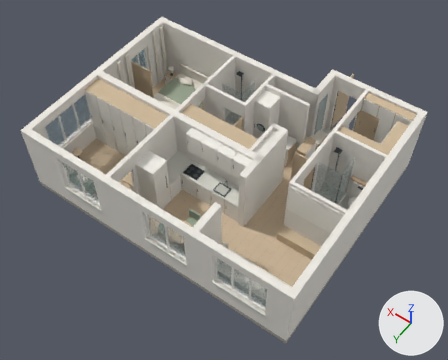
An edit to the glTF model public/models/apartment/apartment.glb, drawn before and after from the same camera.
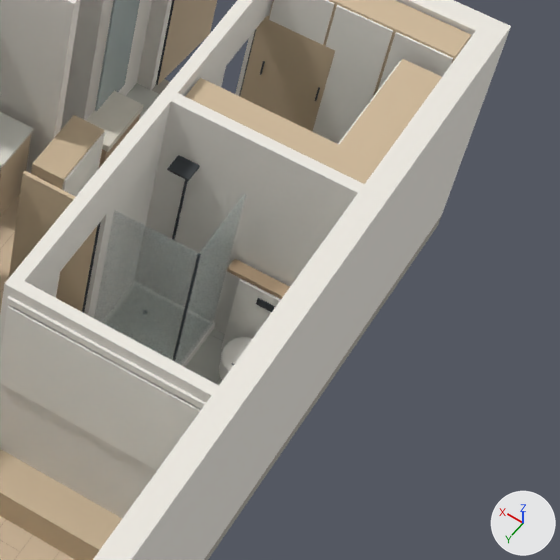
The first picture shows the older version from a 50 mm camera at (-3.19, 7.6, 17.7) aimed at (4.72, -3.47, 0.3). The close-ups show the older and then the newer version on the part from 64% to 98% of the width and 29% to 72% of the height of that picture. Only the edits that show in the close-ups are written down. The lights are fixed; the arrows at lower right show +X, +Y and +Z. Where no turn or scale is listed for an object, it has been applied to the vertices.

Names of what the first close-up shows: 'Bathroom 1 WC cistern wall', 'Bathroom 1 WC seat', 'Bathroom 1 door open', 'Bathroom 1 east wall lower', 'Bathroom 1 installation shelf', 'Bathroom 1 north wall', 'Bathroom 1 shower 900 edge', 'Bathroom 1 shower 900 front screen', 'Bathroom 1 shower 900 left screen', 'Bathroom 1 shower 900 riser', 'Bathroom 1 shower 900 shower head', 'Bathroom 1 shower 900 tray', 'Bathroom 1 south wall', 'Cloakroom door open', 'Cloakroom north storage', 'Cloakroom south storage / door 2', 'Projector screen', 'TV console 1935 x 400', 'Utility south nib', 'West exterior' and 34 more.
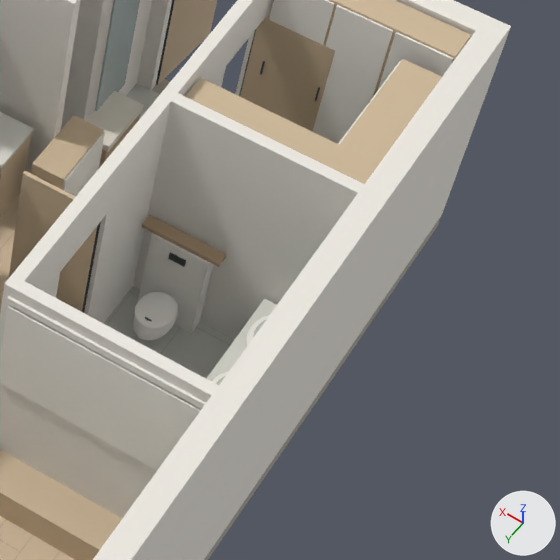
The change, as a list of edits to the scene's bpy script:
```text
Change ob_bathroom_1_stone_top:
    ob_bathroom_1_stone_top.location: (0.917, -3.43, 0.828) -> (0.265, -4.81, 0.828)
    ob_bathroom_1_stone_top.scale: (1.82, 0.52, 0.035) -> (0.52, 1.59, 0.035)
Change ob_bathroom_1_wc_cistern_wall:
    ob_bathroom_1_wc_cistern_wall.location: (0.46, -5.54, 0.55) -> (1.385, -5.54, 0.55)
Change ob_bathroom_1_wc_seat:
    ob_bathroom_1_wc_seat.location: (0.46, -5.18, 0.463) -> (1.385, -5.18, 0.463)
Change ob_bathroom_1_shower_900_tray:
    ob_bathroom_1_shower_900_tray.location: (1.385, -5.19, 0.05) -> (7.239, -1.883, 0.813)
    ob_bathroom_1_shower_900_tray.scale: (0.9, 0.9, 0.1) -> (0.037, 0.027, 0.006)
Change ob_bathroom_1_shower_900_left_screen:
    ob_bathroom_1_shower_900_left_screen: bpy.data.objects.new('Bathroom 1 shower 900 left screen', me_box___showerglass) -> bpy.data.objects.new('Bathroom 1 shower 900 left screen', me_box___tile)
    ob_bathroom_1_shower_900_left_screen.location: (0.956, -5.19, 1.075) -> (7.239, -1.931, 0.813)
    ob_bathroom_1_shower_900_left_screen.rotation_euler: (0.0, 0.0, 0.0) -> (0.0, 0.0, -1.571)  # degrees (0, 0, 0) -> degrees (0, 0, -90)
    ob_bathroom_1_shower_900_left_screen.scale: (0.012, 0.85, 1.95) -> (0.037, 0.027, 0.006)
Change ob_bathroom_1_shower_900_front_screen:
    ob_bathroom_1_shower_900_front_screen: bpy.data.objects.new('Bathroom 1 shower 900 front screen', me_box___showerglass) -> bpy.data.objects.new('Bathroom 1 shower 900 front screen', me_box___tile)
    ob_bathroom_1_shower_900_front_screen.location: (1.385, -4.764, 1.075) -> (7.239, -1.837, 0.813)
    ob_bathroom_1_shower_900_front_screen.rotation_euler: (0.0, 0.0, 0.0) -> (0.0, 0.0, -1.571)  # degrees (0, 0, 0) -> degrees (0, 0, -90)
    ob_bathroom_1_shower_900_front_screen.scale: (0.86, 0.012, 1.95) -> (0.037, 0.027, 0.006)
Change ob_bathroom_1_shower_900_edge:
    ob_bathroom_1_shower_900_edge.location: (0.956, -4.761, 1.075) -> (7.239, -1.742, 0.813)
    ob_bathroom_1_shower_900_edge.scale: (0.022, 0.022, 1.95) -> (0.037, 0.027, 0.006)
Change ob_bathroom_1_shower_900_riser:
    ob_bathroom_1_shower_900_riser.location: (1.52, -5.6, 1.57) -> (0.089, -4.42, 0.945)
    ob_bathroom_1_shower_900_riser.scale: (0.026, 0.026, 1.1) -> (0.03, 0.03, 0.19)
Change ob_bathroom_1_shower_900_shower_head:
    ob_bathroom_1_shower_900_shower_head: bpy.data.objects.new('Bathroom 1 shower 900 shower head', me_box___dark) -> bpy.data.objects.new('Bathroom 1 shower 900 shower head', me_box___tile)
    ob_bathroom_1_shower_900_shower_head.location: (1.54, -5.51, 2.112) -> (7.239, -1.696, 0.813)
    ob_bathroom_1_shower_900_shower_head.rotation_euler: (0.0, 0.0, 0.0) -> (0.0, 0.0, -1.571)  # degrees (0, 0, 0) -> degrees (0, 0, -90)
    ob_bathroom_1_shower_900_shower_head.scale: (0.22, 0.2, 0.025) -> (0.037, 0.027, 0.006)
Change ob_bathroom_1_installation_shelf:
    ob_bathroom_1_installation_shelf.location: (0.465, -5.54, 1.143) -> (1.395, -5.54, 1.143)
    ob_bathroom_1_installation_shelf.scale: (0.87, 0.14, 0.045) -> (0.82, 0.14, 0.045)
Add ob_bathroom_1_basin_south_bowl:
    ob_bathroom_1_basin_south_bowl = bpy.data.objects.new('Bathroom 1 basin south bowl', me_sphere___tile)
    ob_bathroom_1_basin_south_bowl.parent = ob_furniture
    ob_bathroom_1_basin_south_bowl.location = (0.281, -5.2, 0.934)
    ob_bathroom_1_basin_south_bowl.rotation_euler = (0.0, 0.0, -1.571)  # degrees (0, 0, -90)
    ob_bathroom_1_basin_south_bowl.scale = (0.38, 0.256, 0.013)
Add ob_bathroom_1_basin_south_rim:
    ob_bathroom_1_basin_south_rim = bpy.data.objects.new('Bathroom 1 basin south rim', me_sphere___white)
    ob_bathroom_1_basin_south_rim.parent = ob_furniture
    ob_bathroom_1_basin_south_rim.location = (0.265, -5.2, 0.897)
    ob_bathroom_1_basin_south_rim.rotation_euler = (0.0, 0.0, -1.571)  # degrees (0, 0, -90)
    ob_bathroom_1_basin_south_rim.scale = (0.55, 0.4, 0.095)
Add ob_bathroom_1_basin_north_bowl:
    ob_bathroom_1_basin_north_bowl = bpy.data.objects.new('Bathroom 1 basin north bowl', me_sphere___tile)
    ob_bathroom_1_basin_north_bowl.parent = ob_furniture
    ob_bathroom_1_basin_north_bowl.location = (0.281, -4.42, 0.934)
    ob_bathroom_1_basin_north_bowl.rotation_euler = (0.0, 0.0, -1.571)  # degrees (0, 0, -90)
    ob_bathroom_1_basin_north_bowl.scale = (0.38, 0.256, 0.013)
Add ob_bathroom_1_basin_north_rim:
    ob_bathroom_1_basin_north_rim = bpy.data.objects.new('Bathroom 1 basin north rim', me_sphere___white)
    ob_bathroom_1_basin_north_rim.parent = ob_furniture
    ob_bathroom_1_basin_north_rim.location = (0.265, -4.42, 0.897)
    ob_bathroom_1_basin_north_rim.rotation_euler = (0.0, 0.0, -1.571)  # degrees (0, 0, -90)
    ob_bathroom_1_basin_north_rim.scale = (0.55, 0.4, 0.095)
```

Boxes (x1, y1, x2, y2) around the edits, measured in the close-ups (560 x 560 px):
'Bathroom 1 shower 900 front screen', reshaped, moved, turned, rescaled (not visible afterwards): before (94, 210, 199, 360)
'Bathroom 1 WC cistern wall', moved: before (221, 279, 281, 350); after (138, 233, 214, 333)
'Bathroom 1 shower 900 left screen', reshaped, moved, turned, rescaled (not visible afterwards): before (175, 194, 246, 365)
'Bathroom 1 installation shelf', moved, rescaled: before (227, 259, 290, 299); after (142, 215, 227, 267)
'Bathroom 1 WC seat', moved: before (221, 337, 252, 371); after (134, 292, 177, 329)
'Bathroom 1 stone top', moved, rescaled (not visible before): after (206, 299, 277, 381)
'Bathroom 1 shower 900 shower head', reshaped, moved, turned, rescaled (not visible afterwards): before (167, 155, 200, 181)
'Bathroom 1 shower 900 edge', moved, rescaled (not visible afterwards): before (172, 254, 201, 362)
'Bathroom 1 shower 900 tray', moved, rescaled (not visible afterwards): before (182, 323, 215, 367)
'Bathroom 1 basin south rim', added (mostly hidden): after (246, 315, 270, 346)
'Bathroom 1 shower 900 riser', moved, rescaled (not visible afterwards): before (172, 180, 188, 240)
'Bathroom 1 basin north rim', added (mostly hidden): after (211, 371, 229, 384)
'Bathroom 1 basin south bowl', added (mostly hidden): after (253, 320, 266, 337)
'Bathroom 1 basin north bowl', added (mostly hidden): after (216, 376, 225, 385)
